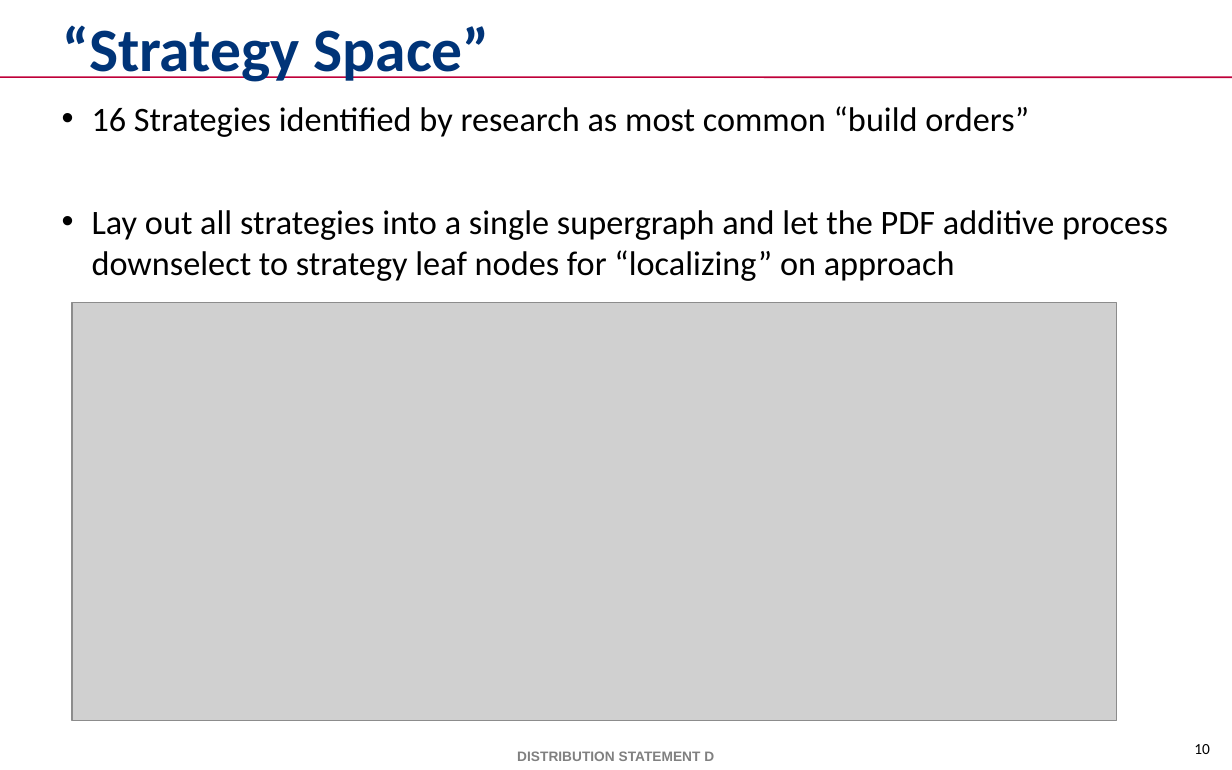
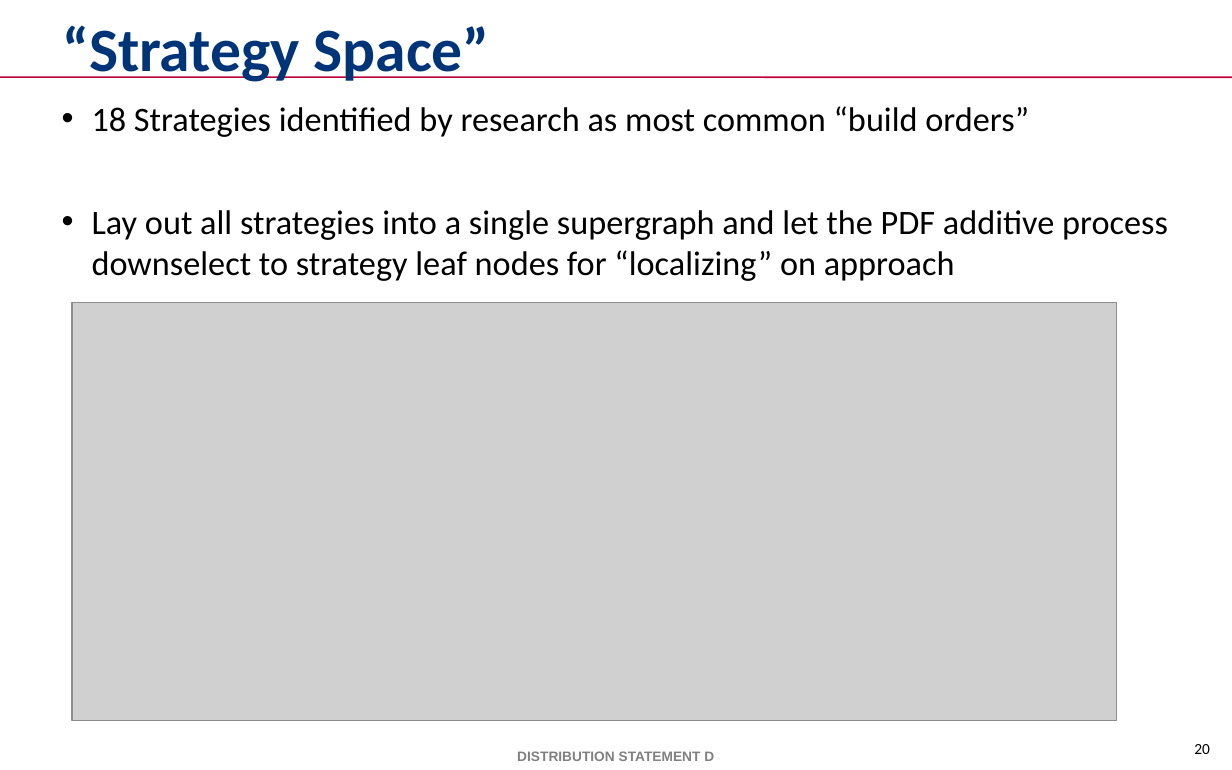
Before and after one commit to mikewkozak/IRE, a slide deck: slide 20 of Documentation/mkozak - Intent Recognition Engine.pptx (slide 10 before the commit). Drawn at 1232x770 pixels with LibreOffice and Linux fonts; fonts in the diff are those of the drawing; grey boxes stand for pictures; background and template pictures are left out. Boxes give left, top, right and bottom in pixels: in the first picture for what was removed or moved away, otherwise in the second. Text is boxed around its words. In the diff, an @@ line names an element or a change of style, - is before the commit and + after.

```diff
--- a/Documentation/mkozak - Intent Recognition Engine.pptx
+++ b/Documentation/mkozak - Intent Recognition Engine.pptx
@@ text at bbox=[92, 106, 1029, 137]: text changed @@
-• 16 Strategies identified by research as most common “build orders”
+• 18 Strategies identified by research as most common “build orders”
@@ page number at bbox=[1194, 744, 1210, 754]: text changed @@
-10
+20
```
Also in this commit, not shown: 9 other slides changed, 21 slides added, 1 slide removed, 5 other files.
